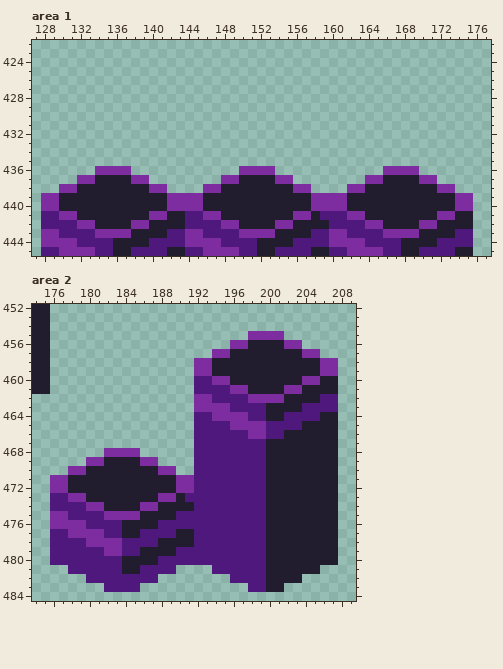
Pixel-art file, stored at Tileset/Isometic Tiles Testing.aseprite. The picture above is the old version.
256x768 pixels, 1 frame. Colours within 5 levels of each other are drawn and written as one. Shown: area 1: x 127..177, y 422..445; area 2: x 174..209, y 452..484.
And afterwards:
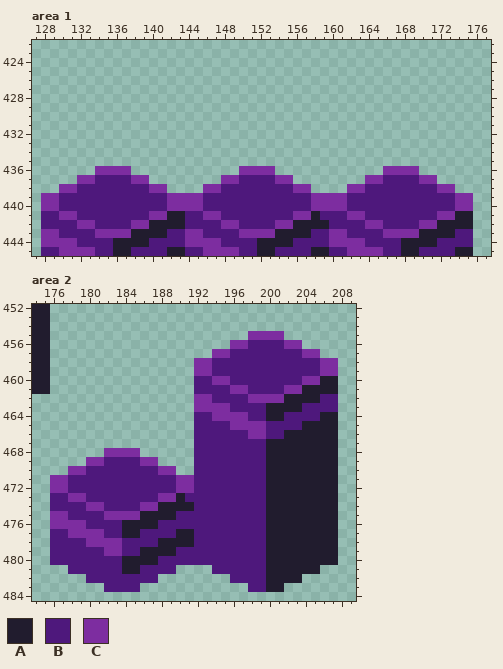
Palette (. is transparent): A #211c2e  B #4e187c  C #7d2da0
The edit:
--- area 1
@@ x 127..177 @@
 436 .......CCCC............CCCC............CCCC........
-437 .....CCAAAACC........CCAAAACC........CCAAAACC......
-438 ...CCAAAAAAAACC....CCAAAAAAAACC....CCAAAAAAAACC....
-439 .CCAAAAAAAAAAAACCCCAAAAAAAAAAAACCCCAAAAAAAAAAAACC..
-440 .CCAAAAAAAAAAAACCCCAAAAAAAAAAAACCCCAAAAAAAAAAAACC..
-441 .BBCCAAAAAAAACCAABBCCAAAAAAAACCABBBCCAAAAAAAACCAA..
-442 .BBBBCCAAAACCAAAABBBBCCAAAACCAAAABBBBCCAAAACCAAAA..
+437 .....CCBBBBCC........CCBBBBCC........CCBBBBCC......
+438 ...CCBBBBBBBBCC....CCBBBBBBBBCC....CCBBBBBBBBCC....
+439 .CCBBBBBBBBBBBBCCCCBBBBBBBBBBBBCCCCBBBBBBBBBBBBCC..
+440 .CCBBBBBBBBBBBBCCCCBBBBBBBBBBBBCCCCBBBBBBBBBBBBCC..
+441 .BBCCBBBBBBBBCCAABBCCBBBBBBBBCCABBBCCBBBBBBBBCCAA..
+442 .BBBBCCBBBBCCAAAABBBBCCBBBBCCAAAABBBBCCBBBBCCAAAA..
 443 .CCBBBBCCCCAAAABBCCBBBBCCCCAAAABBCCBBBBCCCCAAAABB..
--- area 2
@@ x 192..207 @@
 455 ......CCCC......
-456 ....CCAAAACC....
-457 ..CCAAAAAAAACC..
-458 CCAAAAAAAAAAAACC
-459 CCAAAAAAAAAAAACC
-460 BBCCAAAAAAAACCAA
-461 BBBBCCAAAACCAAAA
+456 ....CCBBBBCC....
+457 ..CCBBBBBBBBCC..
+458 CCBBBBBBBBBBBBCC
+459 CCBBBBBBBBBBBBCC
+460 BBCCBBBBBBBBCCAA
+461 BBBBCCBBBBCCAAAA
 462 CCBBBBCCCCAAAABB
@@ x 176..191 @@
 468 ......CCCC......
-469 ....CCAAAACC....
-470 ..CCAAAAAAAACC..
-471 CCAAAAAAAAAAAACC
-472 CCAAAAAAAAAAAACC
-473 BBCCAAAAAAAACCAB
-474 BBBBCCAAAACCAAAA
+469 ....CCBBBBCC....
+470 ..CCBBBBBBBBCC..
+471 CCBBBBBBBBBBBBCC
+472 CCBBBBBBBBBBBBCC
+473 BBCCBBBBBBBBCCAB
+474 BBBBCCBBBBCCAAAA
 475 CCBBBBCCCCAAAABB
Changed places in both pictures, as pixel boxes (x1, y1, x2, y2):
changed: (59, 175, 167, 229)
changed: (203, 175, 455, 229)
changed: (212, 340, 320, 394)
changed: (68, 457, 176, 511)
